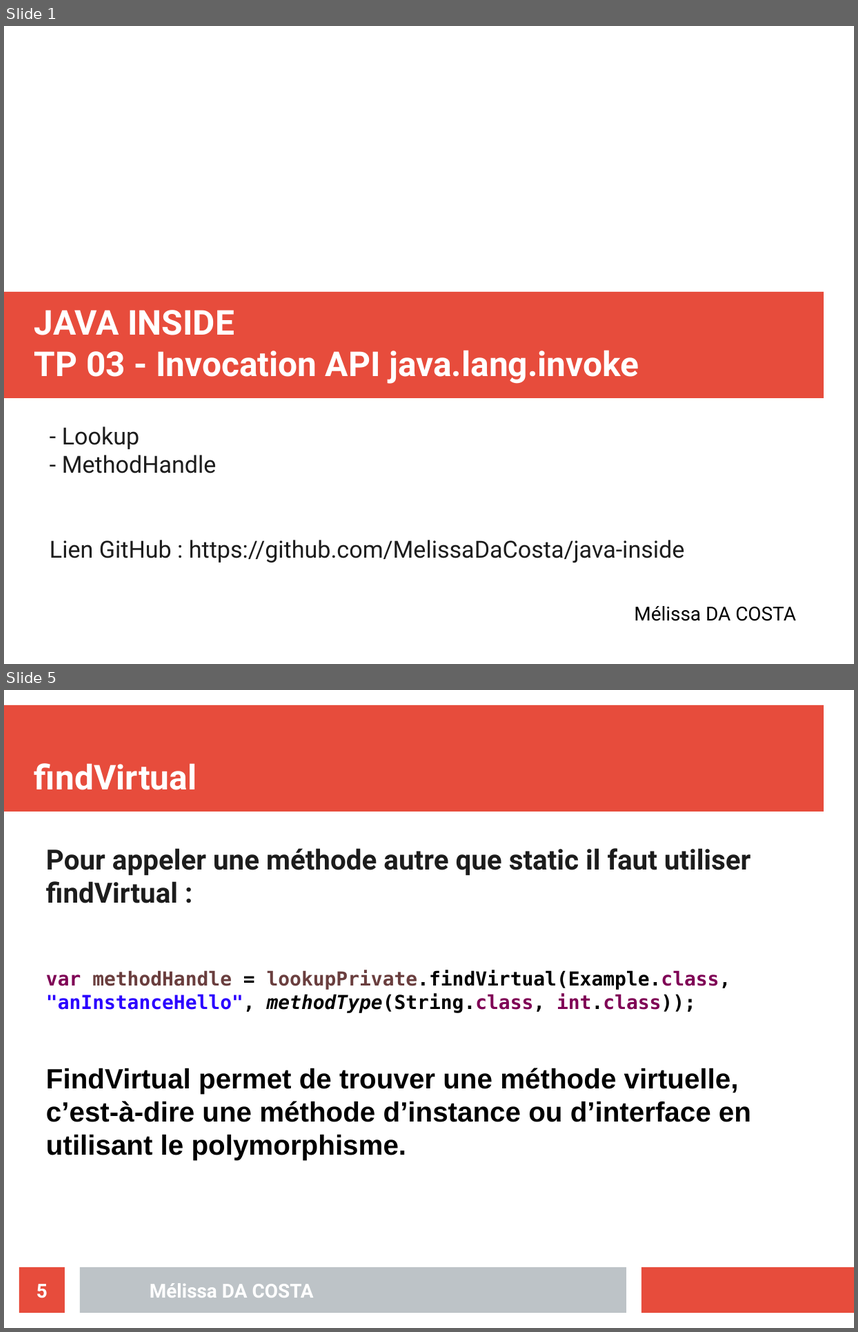
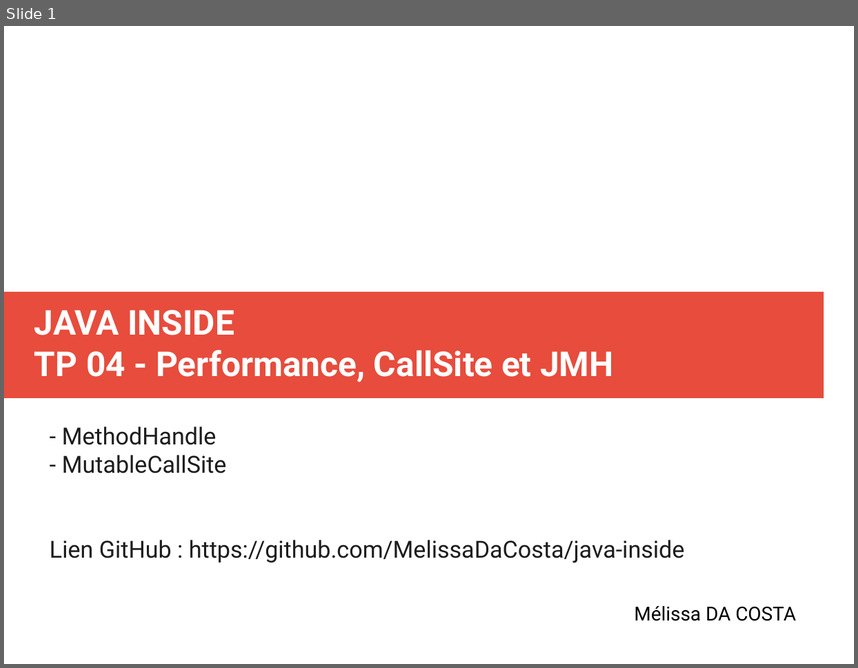
Before and after one commit to MelissaDaCosta/java-inside, a slide deck: lab4/Mélissa_DA_COSTA_slides_TP04.odp. Shown one above the other, each under a label of ours: slides 1 and 5 before the commit, slide 1 after it; the slides between them are not shown. The pictures are 858x1332 and 858x668 pixels, drawn with LibreOffice and Linux fonts; fonts in the diff are those of the drawing. Boxes give left, top, right and bottom in pixels: in the first picture for what was removed or moved away, otherwise in the second. Text is boxed around its words. In the diff, an @@ line names an element or a change of style, - is before the commit and + after.

```diff
--- a/lab4/Mélissa_DA_COSTA_slides_TP04.odp
+++ b/lab4/Mélissa_DA_COSTA_slides_TP04.odp
@@ slide 5 removed at box(4, 690, 854, 1328), background #FFFFFF @@
@@ rectangle removed at box(4, 705, 824, 812) @@
@@ title removed at box(34, 763, 197, 790) @@
-findVirtual
@@ text removed at box(46, 848, 751, 1160) @@
-Pour appeler une méthode autre que static il faut utiliser findVirtual :
-var methodHandle = lookupPrivate.findVirtual(Example.class, "anInstanceHello", methodType(String.class, int.class));
-FindVirtual permet de trouver une méthode virtuelle, c’est-à-dire une méthode d’instance ou d’interface en utilisant le polymorphisme.
@@ page number removed at box(19, 1267, 65, 1312) @@
-5
@@ rectangle removed at box(80, 1267, 626, 1312) @@
@@ rectangle removed at box(642, 1267, 854, 1312) @@
@@ text removed at box(150, 1283, 314, 1297) @@
-Mélissa DA COSTA
@@ slide 1 changed as well @@
@@ title at box(34, 310, 613, 382): text changed @@
-JAVA INSIDE
-TP 03 - Invocation API java.lang.invoke
+JAVA INSIDE
+TP 04 - Performance, CallSite et JMH
@@ subtitle at box(62, 426, 139, 449): paragraph removed @@
-- Lookup
@@ subtitle at box(62, 454, 227, 473): paragraph added @@
+- MutableCallSite
```
Also in this commit, not shown: 6 slides added, 6 other slides removed, 1 other file.
